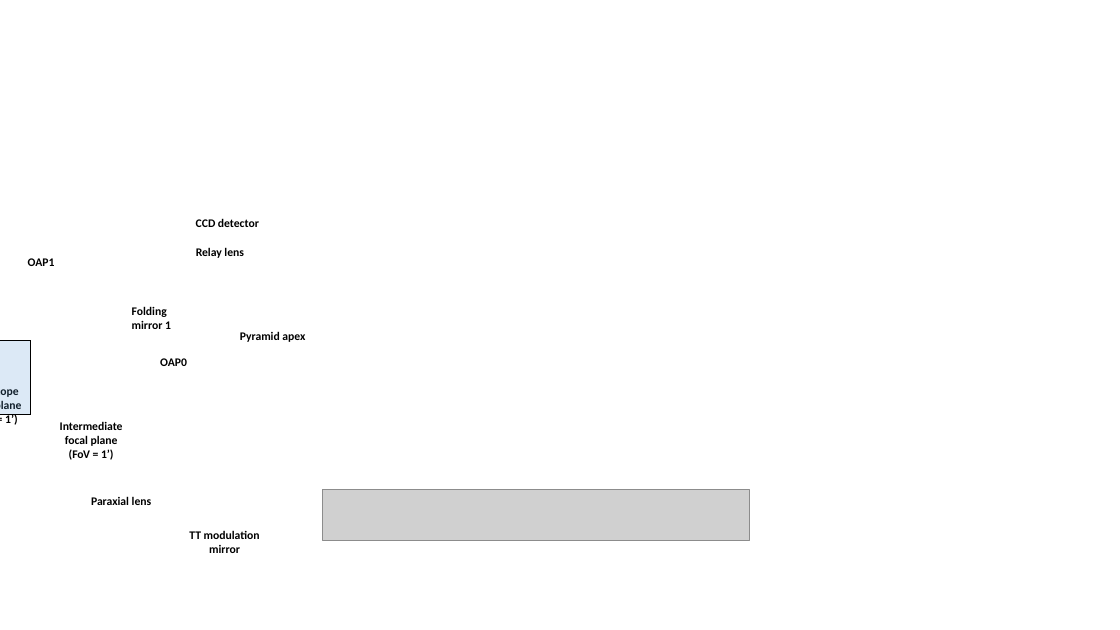
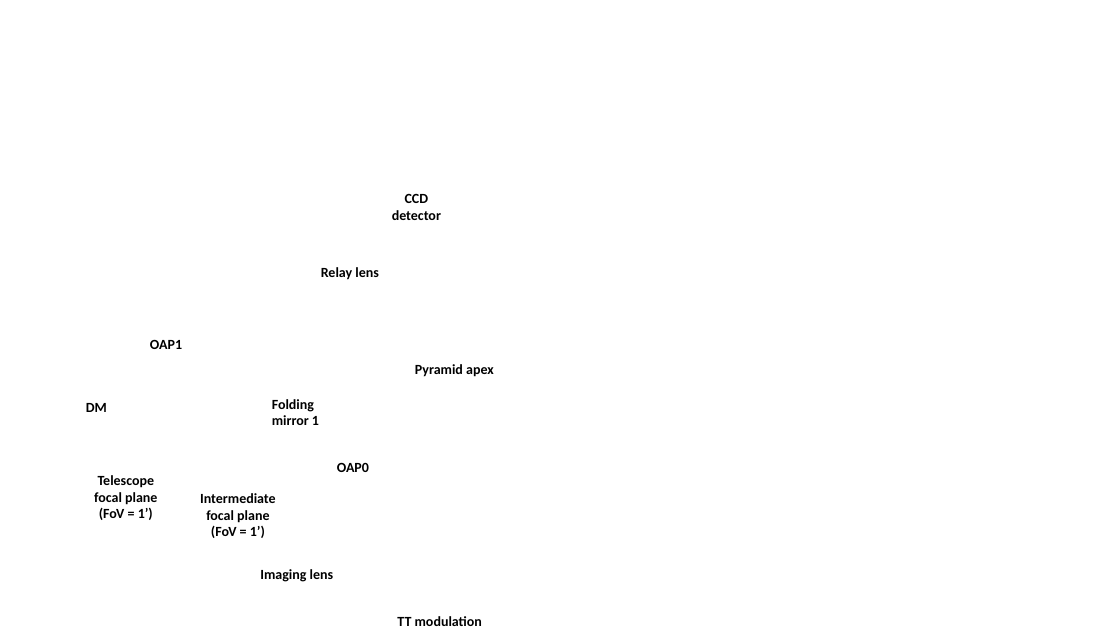
Before and after one commit to AudreyBouxin/AO_DESIGN, a slide deck: slide 10 of 20180518_AO_design_report/images/images_sketch.pptx (slide 9 before the commit). Drawn at 1120x630 pixels with LibreOffice and Linux fonts; fonts in the diff are those of the drawing; grey boxes stand for pictures; background and template pictures are left out. Boxes give left, top, right and bottom in pixels: in the first picture for what was removed or moved away, otherwise in the second. Text is boxed around its words. In the diff, an @@ line names an element or a change of style, - is before the commit and + after.

```diff
--- a/20180518_AO_design_report/images/images_sketch.pptx
+++ b/20180518_AO_design_report/images/images_sketch.pptx
@@ text at (392, 194, 441, 220): text changed; size 10 to 12 pt @@
-CCD detector
+CCD
+detector
@@ text "Relay lens": place and size @@
-text "Relay lens" at (196, 247, 244, 258)
+text "Relay lens" at (321, 267, 379, 280)
@@ rectangle removed at (0, 340, 30, 414) @@
@@ text "OAP1": place and size @@
-text "OAP1" at (28, 258, 55, 266)
+text "OAP1" at (150, 339, 182, 349)
@@ text "Pyramid apex": place and size @@
-text "Pyramid apex" at (240, 331, 305, 342)
+text "Pyramid apex" at (415, 364, 494, 377)
@@ text added at (86, 403, 107, 412), 12 pt, text #000000, bold @@
+DM
@@ text "Folding": place and size @@
-text "Folding" at (132, 306, 171, 329)
+text "Folding" at (272, 399, 319, 425)
@@ text "Telescope": place and size @@
-text "Telescope" at (65, 435, 118, 460)
+text "Telescope" at (94, 475, 157, 520)
@@ text "OAP0": place and size @@
-text "OAP0" at (160, 358, 187, 366)
+text "OAP0" at (337, 462, 369, 472)
@@ text "Intermediate": place and size @@
-text "Intermediate" at (60, 421, 123, 430)
+text "Intermediate" at (200, 493, 276, 538)
@@ picture removed at (322, 490, 749, 540) @@
@@ text at (260, 569, 334, 582): text changed; size 10 to 12 pt @@
-Paraxial lens
+Imaging lens
@@ size 10 to 12 pt in 8 elements at (321, 267, 379, 280), (415, 364, 494, 377), (150, 339, 182, 349), (94, 475, 157, 520), (200, 493, 276, 538), (337, 462, 369, 472), (272, 399, 319, 425), (397, 616, 482, 626) @@
@@ text "TT modulation": place and size @@
-text "TT modulation" at (189, 530, 260, 553)
+text "TT modulation" at (397, 616, 482, 626)
```
Also in this commit, not shown: 5 other slides changed, 2 slides added, 1 slide removed, 20 other files.
